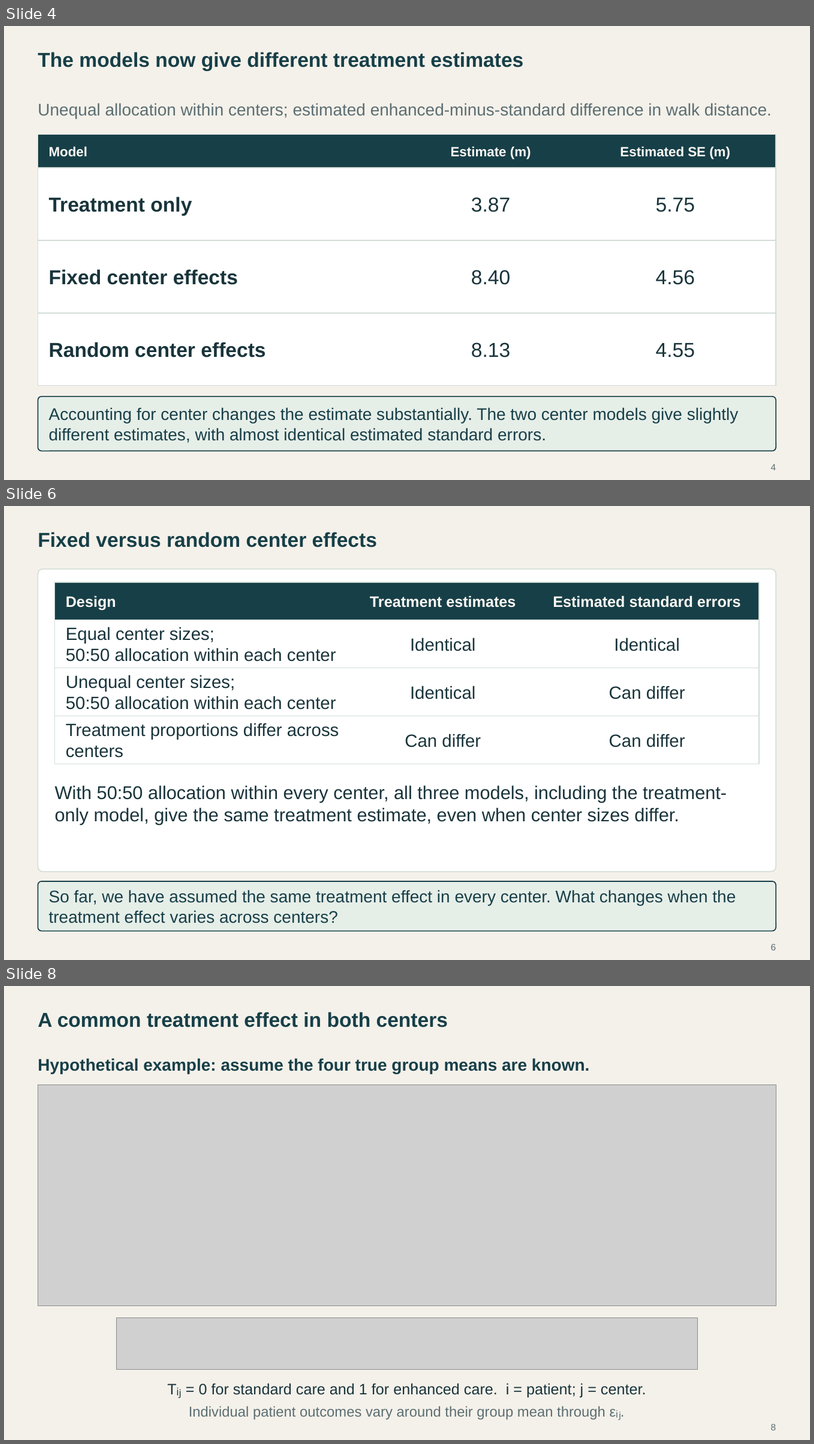
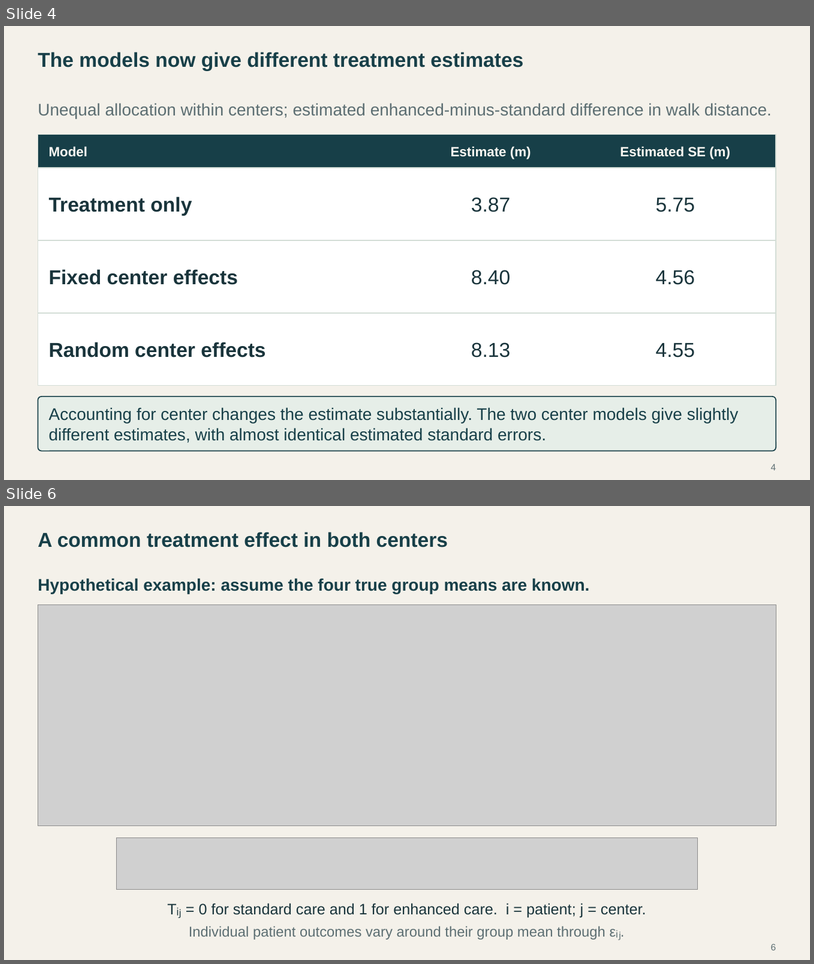
Before and after one commit to Postmus/BeyondMLR, a slide deck: lectures_2627/week2/Beyond_MLR_Week_2.pptx. Shown one above the other, each under a label of ours: slides 4, 6 and 8 before the commit, slides 4 and 6 after it; the slides between them are not shown. The pictures are 814x1444 and 814x964 pixels, drawn with LibreOffice and Linux fonts; fonts in the diff are those of the drawing; grey boxes stand for pictures. Boxes give left, top, right and bottom in pixels: in the first picture for what was removed or moved away, otherwise in the second. Text is boxed around its words. In the diff, an @@ line names an element or a change of style, - is before the commit and + after.

```diff
--- a/lectures_2627/week2/Beyond_MLR_Week_2.pptx
+++ b/lectures_2627/week2/Beyond_MLR_Week_2.pptx
@@ slide 6 removed at <box>4,506,810,960</box>, background #F4F1EA @@
@@ text removed at <box>38,532,377,547</box> @@
-Fixed versus random center effects
@@ rounded rectangle removed at <box>38,569,777,871</box> @@
@@ rectangle removed at <box>55,582,759,620</box> @@
@@ text removed at <box>66,595,116,610</box> @@
-Design
@@ text removed at <box>370,595,516,607</box> @@
-Treatment estimates
@@ text removed at <box>553,595,741,607</box> @@
-Estimated standard errors
@@ rectangle removed at <box>55,620,759,667</box> @@
@@ text removed at <box>66,627,336,661</box> @@
-Equal center sizes;
-50:50 allocation within each center
@@ text removed at <box>410,637,476,651</box> @@
-Identical
@@ text removed at <box>614,637,680,651</box> @@
-Identical
@@ rectangle removed at <box>55,667,759,715</box> @@
@@ text removed at <box>66,675,336,709</box> @@
-Unequal center sizes;
-50:50 allocation within each center
@@ text removed at <box>410,685,476,699</box> @@
-Identical
@@ text removed at <box>609,685,686,699</box> @@
-Can differ
@@ rectangle removed at <box>55,716,759,764</box> @@
@@ text removed at <box>66,723,339,757</box> @@
-Treatment proportions differ across centers
@@ text removed at <box>405,733,481,747</box> @@
-Can differ
@@ text removed at <box>609,733,686,747</box> @@
-Can differ
@@ text removed at <box>55,785,727,824</box> @@
-With 50:50 allocation within every center, all three models, including the treatment-only model, give the same treatment estimate, even when center sizes differ.
@@ rounded rectangle removed at <box>38,881,777,931</box> @@
@@ text removed at <box>49,889,736,923</box> @@
-So far, we have assumed the same treatment effect in every center. What changes when the treatment effect varies across centers?
@@ page number removed at <box>771,943,777,950</box> @@
-6
@@ what was slide 8 is now slide 6 @@
@@ page number at <box>771,943,777,950</box>: text changed @@
-8
+6
```
Also in this commit, not shown: 16 slides changed, 3 slides added, 3 other slides removed, 49 other files.
